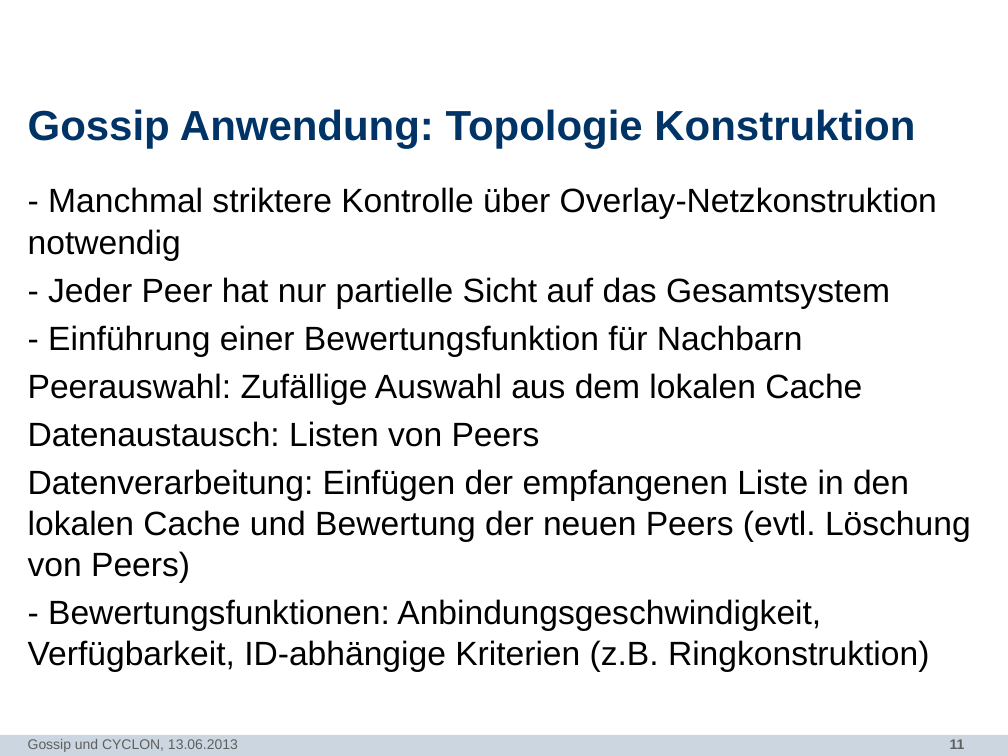
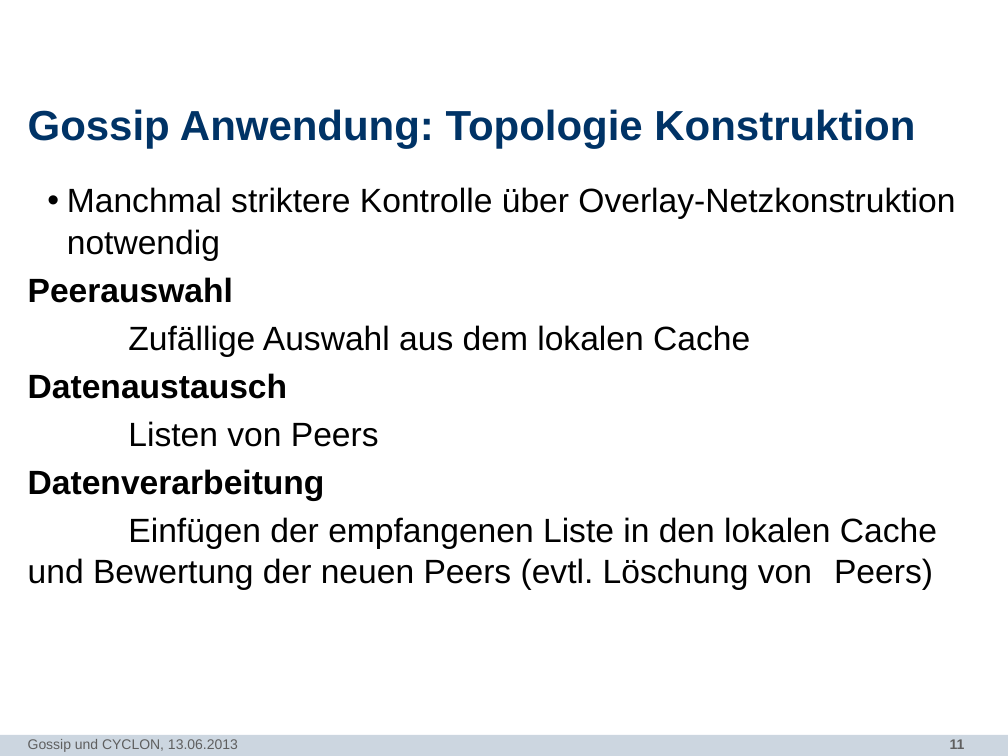
Before and after one commit to N8Fear/DistributedSystems, a slide deck: slide 11 of Vortrag/[MASTER] Präsentation.pptx. Drawn at 1008x756 pixels with LibreOffice and Linux fonts; fonts in the diff are those of the drawing; background and template pictures are left out. Boxes give left, top, right and bottom in pixels: in the first picture for what was removed or moved away, otherwise in the second. Text is boxed around its words. In the diff, an @@ line names an element or a change of style, - is before the commit and + after.

Commit message:
updates

```diff
--- a/Vortrag/[MASTER] Präsentation.pptx
+++ b/Vortrag/[MASTER] Präsentation.pptx
@@ text at bbox=[28, 187, 955, 590]: text changed @@
-- Manchmal striktere Kontrolle über Overlay-Netzkonstruktion notwendig
-- Jeder Peer hat nur partielle Sicht auf das Gesamtsystem
-- Einführung einer Bewertungsfunktion für Nachbarn
-Peerauswahl: Zufällige Auswahl aus dem lokalen Cache
-Datenaustausch: Listen von Peers
-Datenverarbeitung: Einfügen der empfangenen Liste in den lokalen Cache und Bewertung der neuen Peers (evtl. Löschung von Peers)
-- Bewertungsfunktionen: Anbindungsgeschwindigkeit, Verfügbarkeit, ID-abhängige Kriterien (z.B. Ringkonstruktion)
+  • Manchmal striktere Kontrolle über Overlay-Netzkonstruktion notwendig
+Peerauswahl
+Zufällige Auswahl aus dem lokalen Cache
+Datenaustausch
+Listen von Peers
+Datenverarbeitung
+Einfügen der empfangenen Liste in den lokalen Cache und Bewertung der neuen Peers (evtl. Löschung von Peers)
```
Also in this commit, not shown: 6 other slides changed, 1 slide added.
